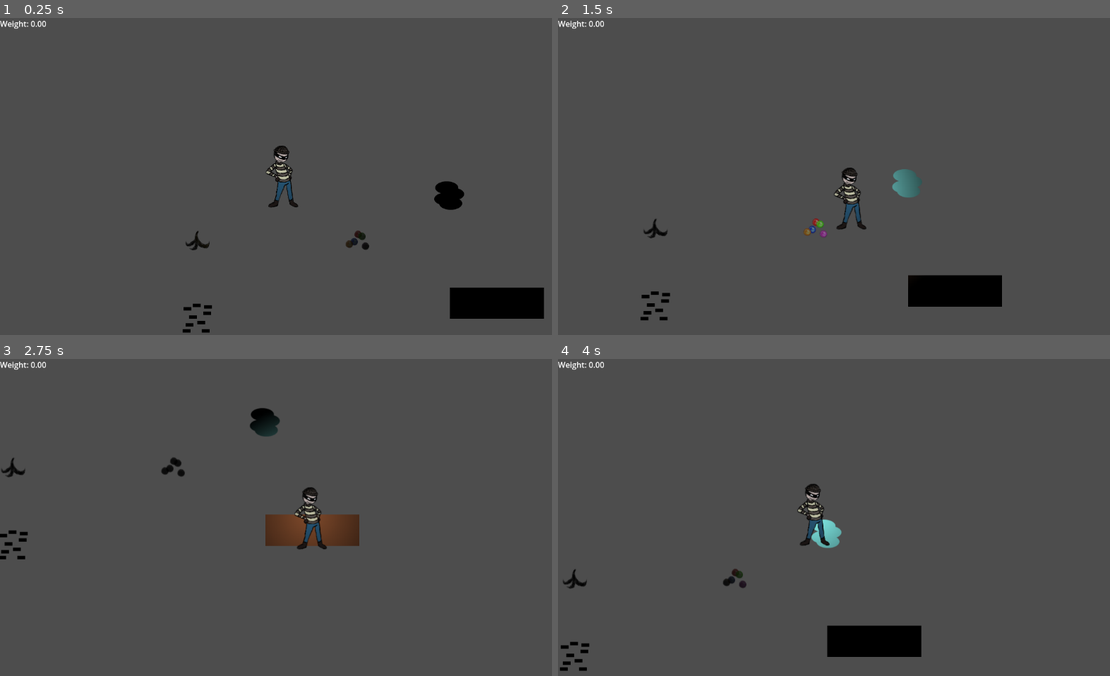
Above: before the commit, frames 1-4 (two rows, left to right).
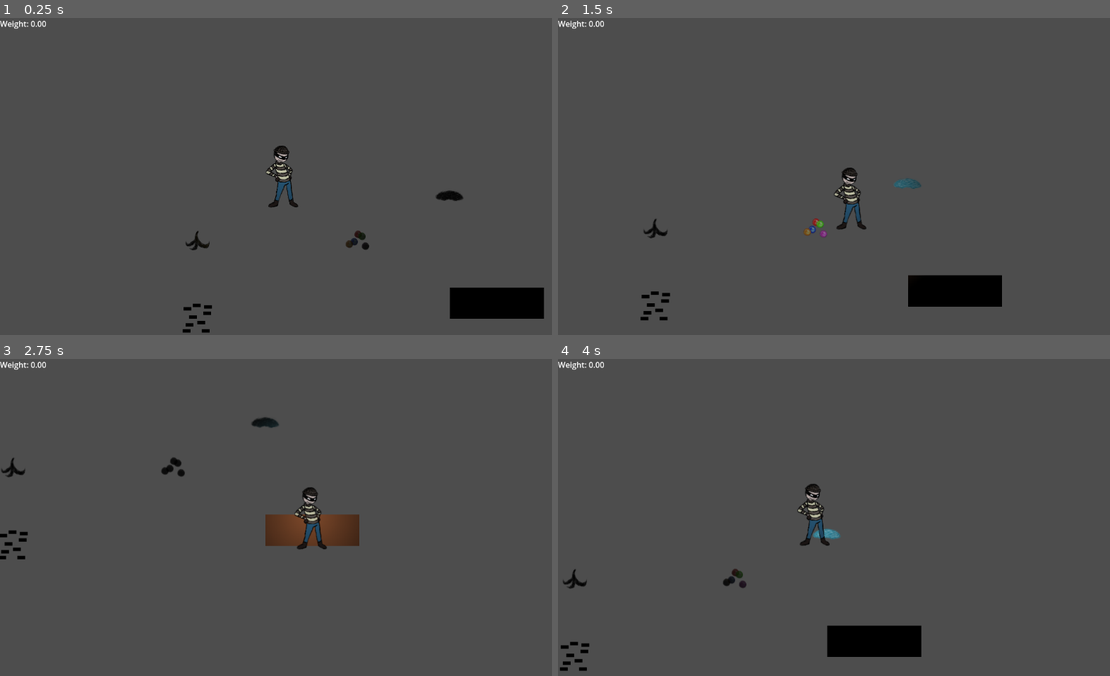
Above: after the commit, the same moments.

Repository: Enriquenf07/game-jam-march-2026
Game: Godot game, scene res://world/world.tscn
The game is run twice, just before and just after one commit, with the same random seed, the same clock (stepped at 60 frames per second) and the same inputs. Sound files missing from this copy of the repository are replaced by a short silence.
Inputs:
- Up to frame 1 (0.25 s): no input
- Up to frame 2 (1.5 s): tap Enter at 0.5 s; hold D (right) 0.53-1.28 s; hold E (interact) 0.53-1.28 s; hold S (down) from 1.28 s (still down); tap Shift (run) at 1.35 s
- Up to frame 3 (2.75 s): release S (down) at 2.03 s; hold D (right) from 2.03 s (still down); hold E (interact) from 2.03 s (still down)
- Up to frame 4 (4 s): release D (right) at 2.78 s; release E (interact) at 2.78 s; hold W (up) 2.78-3.53 s; tap Shift (run) at 2.85 s; hold A (left) from 3.53 s (still down); hold E (interact) from 3.53 s (still down)

The runs differ from the first frame. In frame 1, 0.3% of the frame differs, in the area x 78-85%, y 51-61%; in frame 2, 0.3%, in the area x 60-66%, y 47-57%; in frame 3, 0.3%; in frame 4, 0.3%.

Commit message:
Updated puddle asset and collision

Diff:
--- a/traps/puddle/puddle.tscn
+++ b/traps/puddle/puddle.tscn
@@ -1,14 +1,15 @@
 [gd_scene format=3 uid="uid://hjrqcu6wi22w"]
 
 [ext_resource type="Script" uid="uid://d2dyfh18ssu08" path="res://traps/puddle/puddle.gd" id="1_gv67p"]
-[ext_resource type="Texture2D" uid="uid://cqcfuygdhdiws" path="res://traps/puddle/assets/TEMP_puddle.png" id="2_x5rcb"]
+[ext_resource type="Texture2D" uid="uid://27ysarj3mmf1" path="res://traps/puddle/assets/puddle_-_64x64.png" id="2_4lmy7"]
 [ext_resource type="AudioStream" uid="uid://bxgiedomh7gcb" path="res://traps/puddle/assets/TEMP_puddle_disarm.wav" id="3_x4rcs"]
 [ext_resource type="AudioStream" uid="uid://cew7krf8jy5ix" path="res://traps/puddle/assets/TEMP_puddle_splash.wav" id="4_4lmy7"]
 [ext_resource type="Script" uid="uid://fpin7rm4san6" path="res://object/interactable_object.gd" id="4_s52k6"]
 [ext_resource type="AudioStream" uid="uid://0eu4afeebqr0" path="res://traps/puddle/assets/TEMP_puddle_slip.wav" id="5_rdwt2"]
 
-[sub_resource type="CircleShape2D" id="CircleShape2D_x5rcb"]
-radius = 28.0
+[sub_resource type="CapsuleShape2D" id="CapsuleShape2D_rdwt2"]
+radius = 7.0
+height = 50.0
 
 [sub_resource type="CircleShape2D" id="CircleShape2D_x4rcs"]
 radius = 160.0
@@ -32,10 +33,12 @@
 _trap_interaction_collision = NodePath("InteractableArea/InteractionCollision")
 
 [node name="TrapVisual" type="Sprite2D" parent="." unique_id=106391399]
-texture = ExtResource("2_x5rcb")
+texture = ExtResource("2_4lmy7")
+offset = Vector2(0, -18)
 
 [node name="TrapCollision" type="CollisionShape2D" parent="." unique_id=1200067528]
-shape = SubResource("CircleShape2D_x5rcb")
+rotation = 1.5707964
+shape = SubResource("CapsuleShape2D_rdwt2")
 
 [node name="DisarmSoundPlayer" type="AudioStreamPlayer" parent="." unique_id=1089889721]
 stream = ExtResource("3_x4rcs")
Binary file removed: traps/puddle/assets/TEMP_puddle.png
Binary file added: traps/puddle/assets/puddle_-_64x64.png
Not shown, changed: traps/puddle/assets/puddle_-_64x64.png.import
